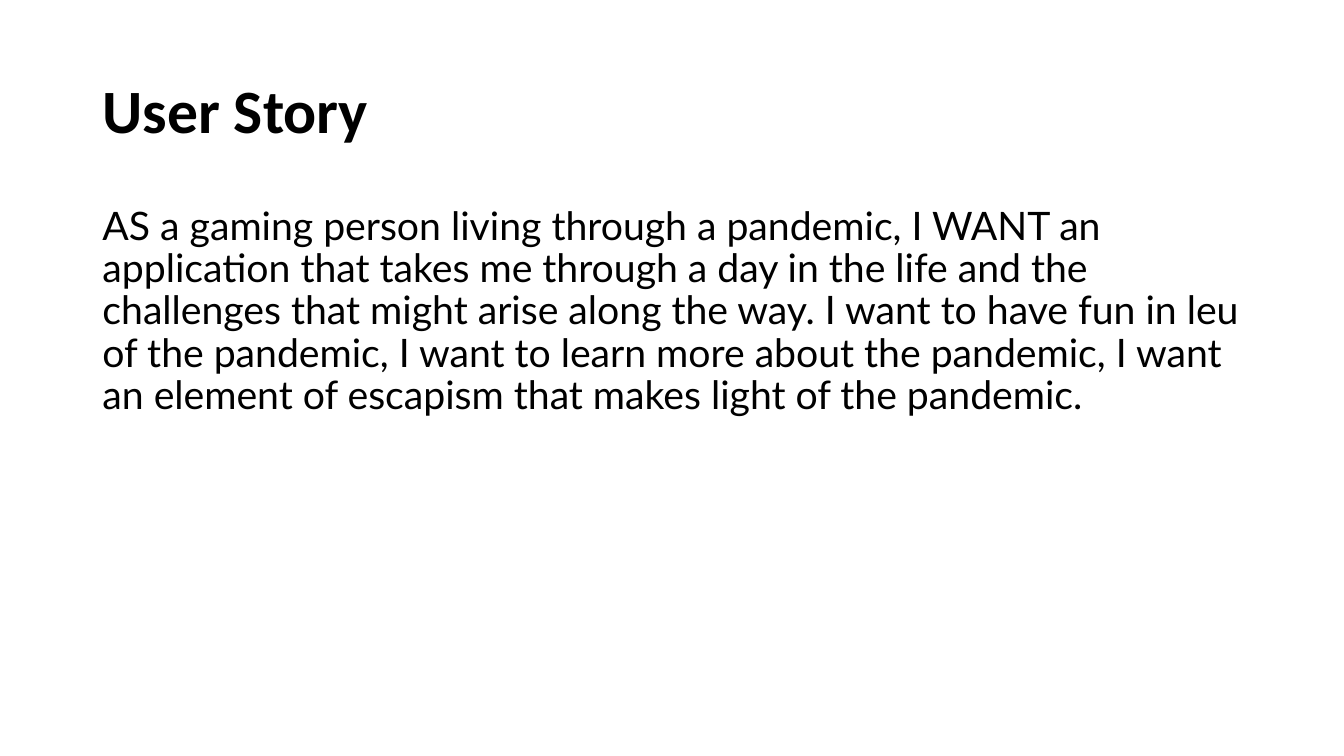
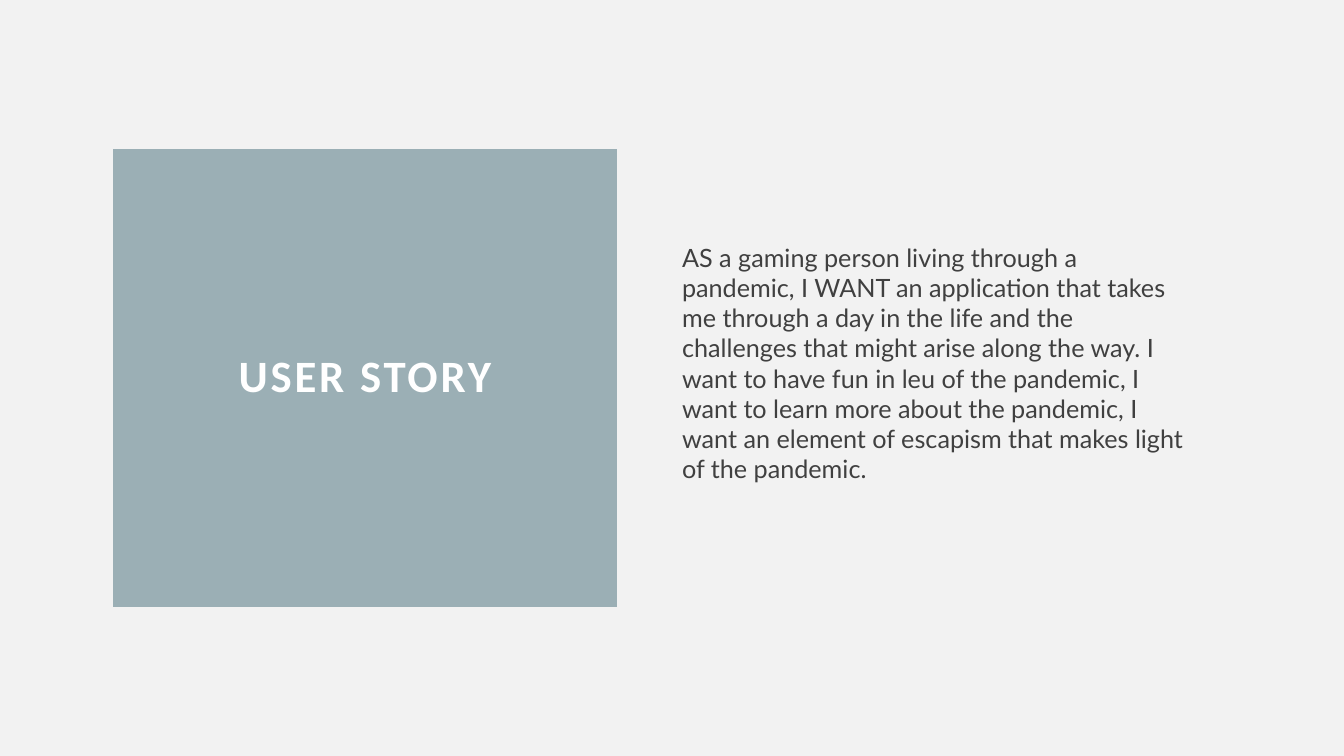
Before and after one commit to Mattmoe1/Survive-2020, a slide deck: slide 3 of story/project1_presentation.pptx. Drawn at 1344x756 pixels with LibreOffice and Linux fonts; fonts in the diff are those of the drawing. Boxes give left, top, right and bottom in pixels: in the first picture for what was removed or moved away, otherwise in the second. Text is boxed around its words. In the diff, an @@ line names an element or a change of style, - is before the commit and + after.

```diff
--- a/story/project1_presentation.pptx
+++ b/story/project1_presentation.pptx
@@ background #FFFFFF to #F2F2F2 @@
@@ title "USER STORY": place and size @@
-title "USER STORY" at [102, 92, 368, 143]
+title "USER STORY" at [124, 159, 607, 597]
@@ title "USER STORY" at [124, 159, 607, 597]: fill none to #9BAFB5; outline none to #9BAFB5 15 pt @@
@@ text "AS a gaming person living ...": place and size @@
-text "AS a gaming person living ..." at [102, 211, 1239, 416]
+text "AS a gaming person living ..." at [682, 248, 1183, 483]
@@ text "AS a gaming person living ..." at [682, 248, 1183, 483]: size 28 to 18 pt, text colour #000000 to #404040; line spacing 0.9 to 1; vertical alignment top to middle @@
@@ title at [239, 363, 491, 392]: text changed; size 44 to 32 pt; text colour #000000 to #FFFFFF @@
-User Story
+USER STORY
```
Also in this commit, not shown: 6 other slides changed, 1 slide added, 1 other file.
